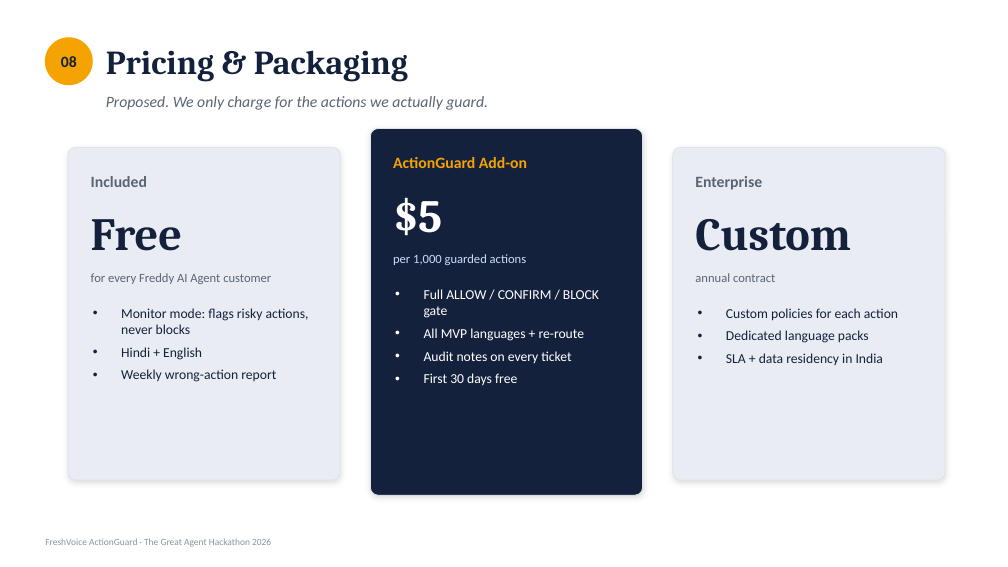
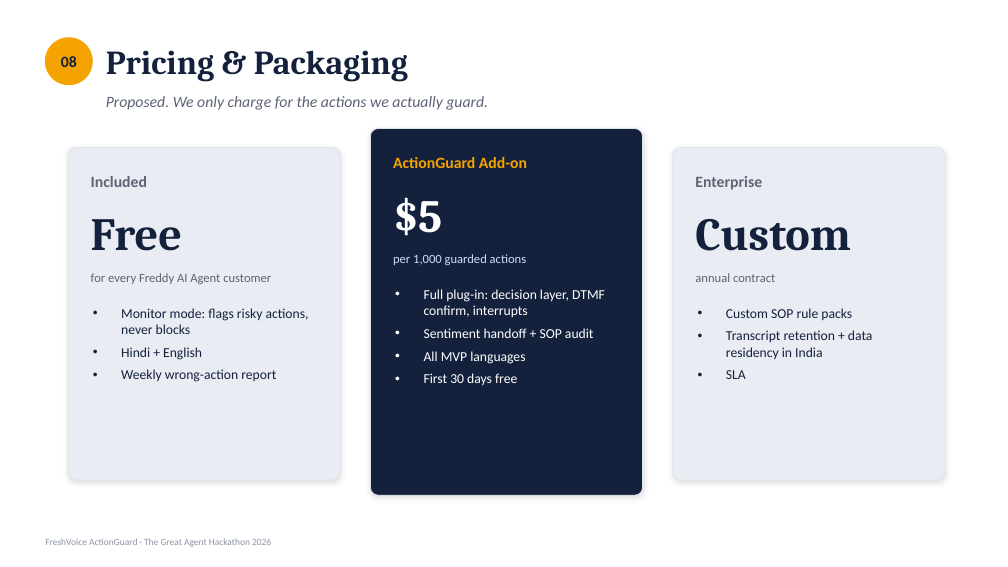
Before and after one commit to ramanathanmani/great-agent-hackathon-2026, a slide deck: slide 18 of docs/presentation/ActionGuard-Business-Case.pptx (slide 14 before the commit). Drawn at 1008x567 pixels with LibreOffice and Linux fonts; fonts in the diff are those of the drawing. Boxes give left, top, right and bottom in pixels: in the first picture for what was removed or moved away, otherwise in the second. Text is boxed around its words. In the diff, an @@ line names an element or a change of style, - is before the commit and + after.

```diff
--- a/docs/presentation/ActionGuard-Business-Case.pptx
+++ b/docs/presentation/ActionGuard-Business-Case.pptx
@@ text at bbox=[424, 289, 605, 364]: text changed @@
-• Full ALLOW / CONFIRM / BLOCK gate
-• All MVP languages + re-route
-• Audit notes on every ticket
+• Full plug-in: decision layer, DTMF confirm, interrupts
+• Sentiment handoff + SOP audit
+• All MVP languages
@@ text at bbox=[726, 308, 872, 379]: text changed @@
-• Custom policies for each action
-• Dedicated language packs
-• SLA + data residency in India
+• Custom SOP rule packs
+• Transcript retention + data residency in India
+• SLA
```
Also in this commit, not shown: 10 other slides changed, 6 slides added, 2 slides removed, 1 other file.
